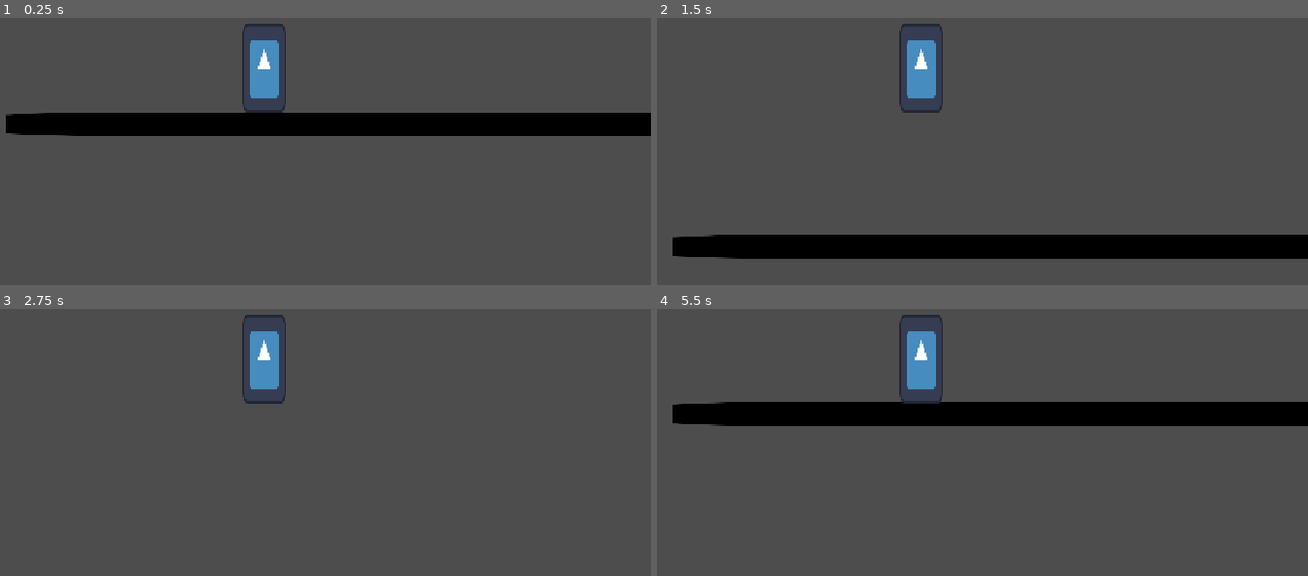
Above: before the commit, frames 1-4 (two rows, left to right).
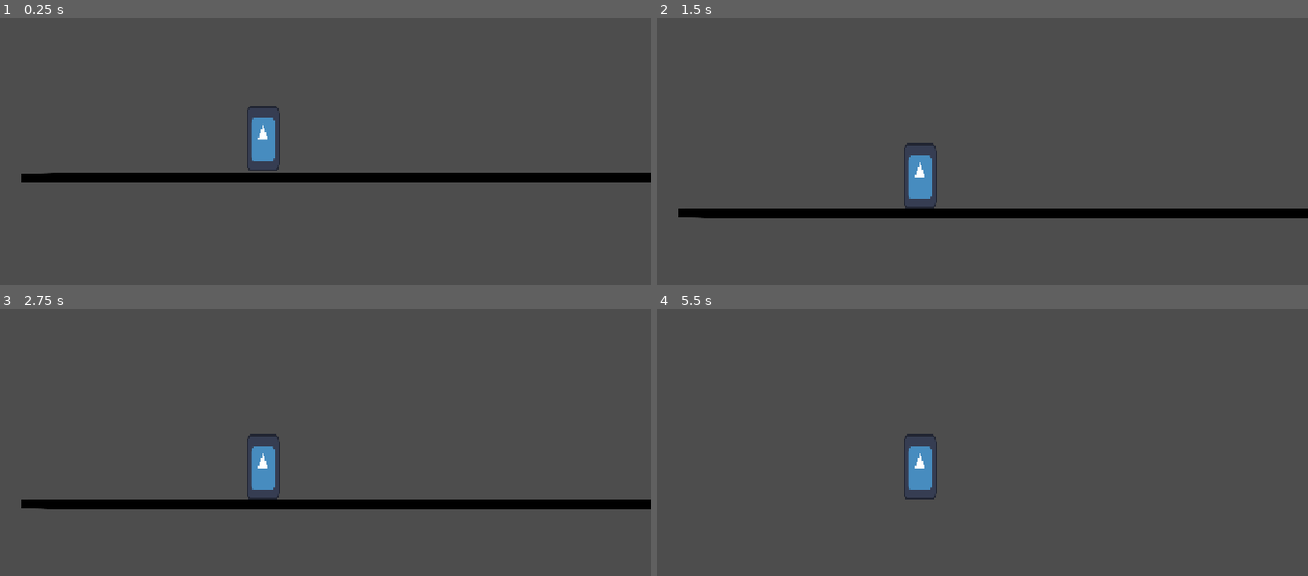
Above: after the commit, the same moments.

Repository: CheeseySofa/Martial-Arts-Fighter-or-smth
Game: Godot game, scene res://Scenes/world.tscn
Two runs of this game, one before a commit and one after it. Both use one fixed random seed, a clock stepped at 60 frames per second and the inputs below. The engine's default icon, where the game draws it, is replaced by a stand-in: a white triangle on a blue panel in a dark square.
Inputs (mouse positions are in pixels of both pictures, inside the frame that each line leads up to):
- Up to frame 1 (0.25 s): no input
- Up to frame 2 (1.5 s): tap Enter at 0.5 s; move the mouse to (1093, 44) at 0.52 s; tap A (A) at 0.6 s; click (1093, 44) at 0.67 s; tap Space (jump) at 0.77 s; tap D (D) at 0.8 s; drag from (767, 90) to (884, 154) at 1.27 s
- Up to frame 3 (2.75 s): move the mouse to (outside the picture) at 2.02 s; tap A (A) at 2.1 s; click (outside the picture) at 2.17 s; tap D (D) at 2.3 s
- Up to frame 4 (5.5 s): tap Space (jump) at 2.75, 3.77, 4.25 s; drag from (884, 445) to (outside the picture) at 2.77 s; tap Enter at 3.5 s; move the mouse to (1151, 423) at 3.52 s; tap A (A) at 3.6, 5.1 s; click (1151, 423) at 3.67 s; tap D (D) at 3.8, 5.3 s; drag from (outside the picture) to (outside the picture) at 4.27 s; move the mouse to (956, 357) at 5.02 s; click (956, 357) at 5.17 s

The runs differ from the first frame. In frame 1, 14% of the frame differs, in the area x 0-100%, y 2-62%; in frame 2, 14%, in the area x 2-100%, y 2-91%; in frame 3, 5.5%; in frame 4, 11%.

Commit message:
improved overall character size and camera

Diff:
--- a/Scenes/Player.tscn
+++ b/Scenes/Player.tscn
@@ -11,16 +11,23 @@
 script = ExtResource("1_kyqiw")
 
 [node name="Sprite2D" type="Sprite2D" parent="." unique_id=242721195]
-position = Vector2(3.000002, 3)
-scale = Vector2(1.40625, 2.9921875)
+position = Vector2(-4.552945, 650.7307)
+scale = Vector2(2.5538602, 5.0739174)
 texture = ExtResource("1_rpqav")
 
 [node name="CollisionShape2D" type="CollisionShape2D" parent="." unique_id=1012985528]
-position = Vector2(4, 4)
+position = Vector2(-3.552948, 651.7307)
+scale = Vector2(1.8160783, 1.6957217)
 shape = SubResource("RectangleShape2D_uvcww")
 
 [node name="Camera2D" type="Camera2D" parent="." unique_id=2051554318]
-zoom = Vector2(0.7, 0.7)
+zoom = Vector2(0.3, 0.3)
+limit_enabled = false
+limit_smoothed = true
+position_smoothing_speed = 20.0
+rotation_smoothing_enabled = true
+drag_horizontal_enabled = true
+drag_vertical_enabled = true
 
 [node name="Dash_Input" type="Timer" parent="." unique_id=1785733445]
 wait_time = 0.3
--- a/Scenes/tile_ig.tscn
+++ b/Scenes/tile_ig.tscn
@@ -11,10 +11,10 @@
 modulate = Color(0, 0, 0, 1)
 self_modulate = Color(0.07882487, 0.2122663, 0.31395477, 1)
 position = Vector2(-1, 1)
-scale = Vector2(13.892936, -0.38695663)
+scale = Vector2(29.812939, -0.38695663)
 texture = ExtResource("1_2tupl")
 
 [node name="CollisionShape2D" type="CollisionShape2D" parent="." unique_id=1930815195]
 position = Vector2(-4, 1)
-scale = Vector2(1.4868695, -0.38695663)
+scale = Vector2(3.1906824, -0.38695663)
 shape = SubResource("RectangleShape2D_uvcww")
--- a/Scenes/world.tscn
+++ b/Scenes/world.tscn
@@ -9,4 +9,4 @@
 position = Vector2(583, 559)
 
 [node name="CharacterBody2D" parent="." unique_id=1684151279 instance=ExtResource("2_5a7ea")]
-position = Vector2(240, 439)
+position = Vector2(-121, 41)
--- a/Scripts/player.gd
+++ b/Scripts/player.gd
@@ -1,7 +1,7 @@
 extends CharacterBody2D
 
-const SPEED = 600
-const JUMP_VELOCITY = -400
+const SPEED = 1000
+const JUMP_VELOCITY = -800
 var direction = null
 var time = 0
 var dash_time = 0
@@ -16,7 +16,6 @@
 
 
 func _physics_process(delta):
-
 	direction = Input.get_axis("A", "D")
 
 	#Input checks in this engine happen once every frame... so to get dashing shit we need to cehck the next frame for a fresh input, hence this code is at the top
@@ -27,13 +26,13 @@
 		var d1 = Input.is_action_just_pressed("D")
 		if (a1 or d1) and Dash_window and cd:
 
-			if a1 and perm_a:
+			if a1 and perm_a and is_on_floor():
 				velocity.x -= 8000
 				$Dash_Cd.start()
 				cd = false
 				dashin = true
 
-			elif d1 and perm_d:
+			elif d1 and perm_d and is_on_floor():
 				velocity.x += 8000
 				$Dash_Cd.start()
 				cd = false
@@ -42,12 +41,6 @@
 	#air stuff
 	if not is_on_floor():
 		velocity += (get_gravity() + Vector2(0,1)) * delta
-		if dashin:
-			dash_time += delta
-			self.velocity = self.velocity.lerp(Vector2(0,velocity.y),clamp(dash_time* 8,0,1))
-			if self.velocity.x == 0:
-				dashin = false
-				dash_time = 0
 
 	#ground stuff
 	if is_on_floor():
@@ -60,7 +53,6 @@
 				self.velocity = self.velocity.lerp(Vector2(0,velocity.y),clamp(dash_time * 8,0,1))
 				if self.velocity.x == 0:
 					dashin = false
-					print("dash done")
 					dash_time = 0
 		else:
 			time = 0
@@ -85,7 +77,5 @@
 func _on_timer_timeout():
 	Dash_window = false
 
-
 func _on_dash_cd_timeout():
 	cd = true
-	print("DAsh again broski")
